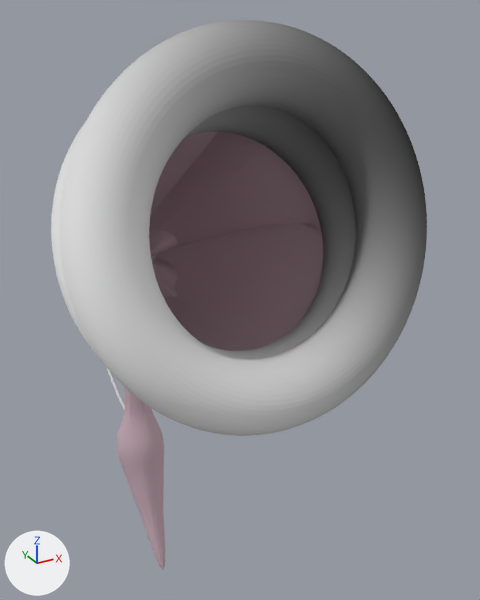
The Blender file WeirdoGun3.blend, before and after one commit.
Both versions are drawn from a 50 mm lens placed at (-5.0, -18.45, 17.19), pointed at (3.83, -2.4, 9.16). Every picture has the same lights, and +X, +Y and +Z are marked at lower left.
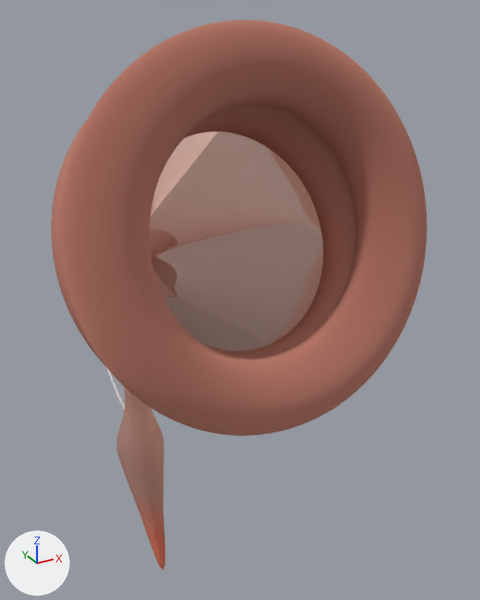
Where the change shows, as pixel boxes [x1, y1, x2, y2] in the pictures (480 x 600 px):
'Torus', surface changed (grey to brown)
    both: [60, 20, 427, 436]
'Cone.001', surface changed
    both: [117, 132, 323, 570]
'Torus.001', surface changed (grey to brown)
    both: [51, 105, 356, 364]

Edits to the bpy script that builds the scene:
```text
Change mat_material_001:
    where n1 = _N.new('ShaderNodeBsdfDiffuse'); n1.name = 'Diffuse BSDF'
    remove n2 = _N.new('ShaderNodeTexGradient'); n2.name = 'Gradient Texture'
    add n1.inputs[0].default_value = (0.503, 0.209, 0.159, 1.0)  # 'Color', pink #bc7e6f
    remove _L.new(n2.outputs[0], n1.inputs[0])  # 'Color' to 'Color'
Change mat_material_002:
    where n1 = _N.new('ShaderNodeBsdfDiffuse'); n1.name = 'Diffuse BSDF'
    remove n2 = _N.new('ShaderNodeTexGradient'); n2.name = 'Gradient Texture'
    add n1.inputs[0].default_value = (0.503, 0.209, 0.159, 1.0)  # 'Color', pink #bc7e6f
    add n1.inputs[1].default_value = 3.0  # 'Roughness'
    remove _L.new(n2.outputs[0], n1.inputs[0])  # 'Color' to 'Color'
Change mat_material:
    remove # nodes: BsdfDiffuse, OutputMaterial, TexNoise, VectorMath
    nodes: BsdfAnisotropic, BsdfDiffuse, BsdfTranslucent x2, MixShader x3, NewGeometry, OutputMaterial
    colours: orange #e76f49, beige #e7c1b4, orange #e78969
```
